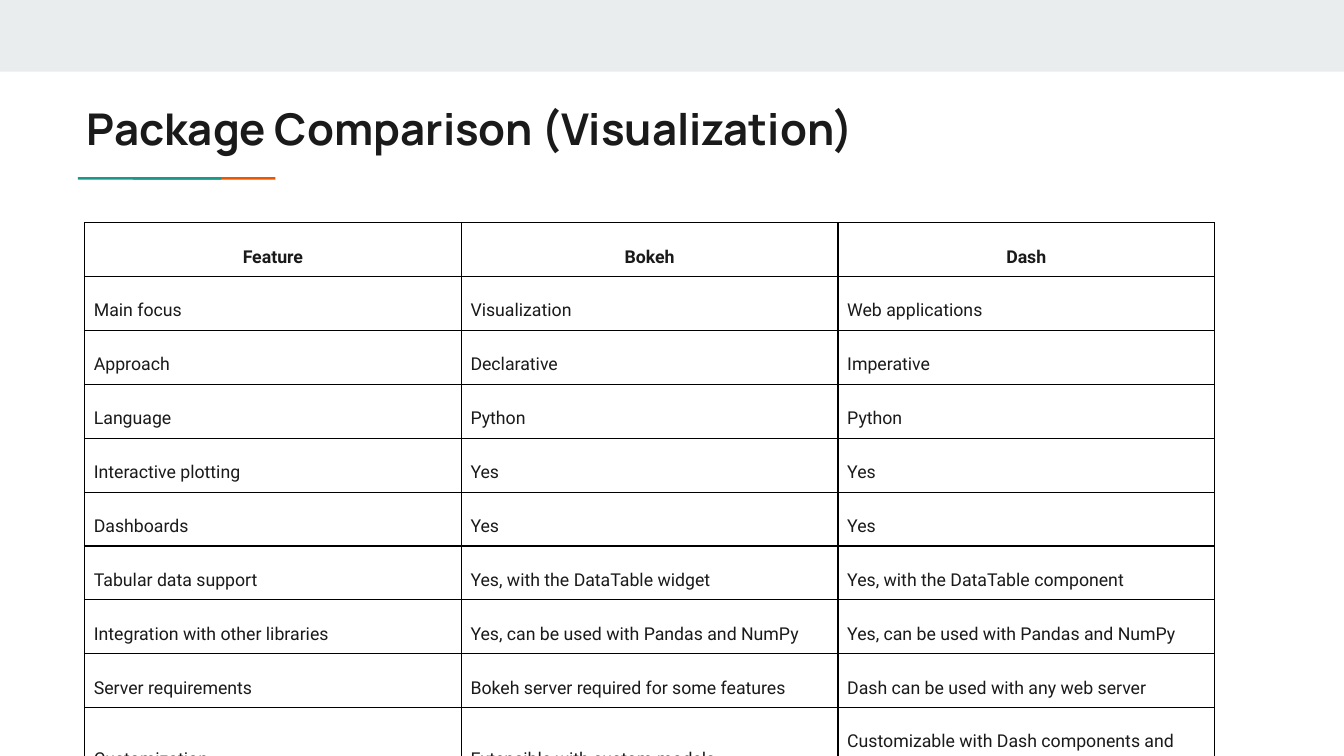
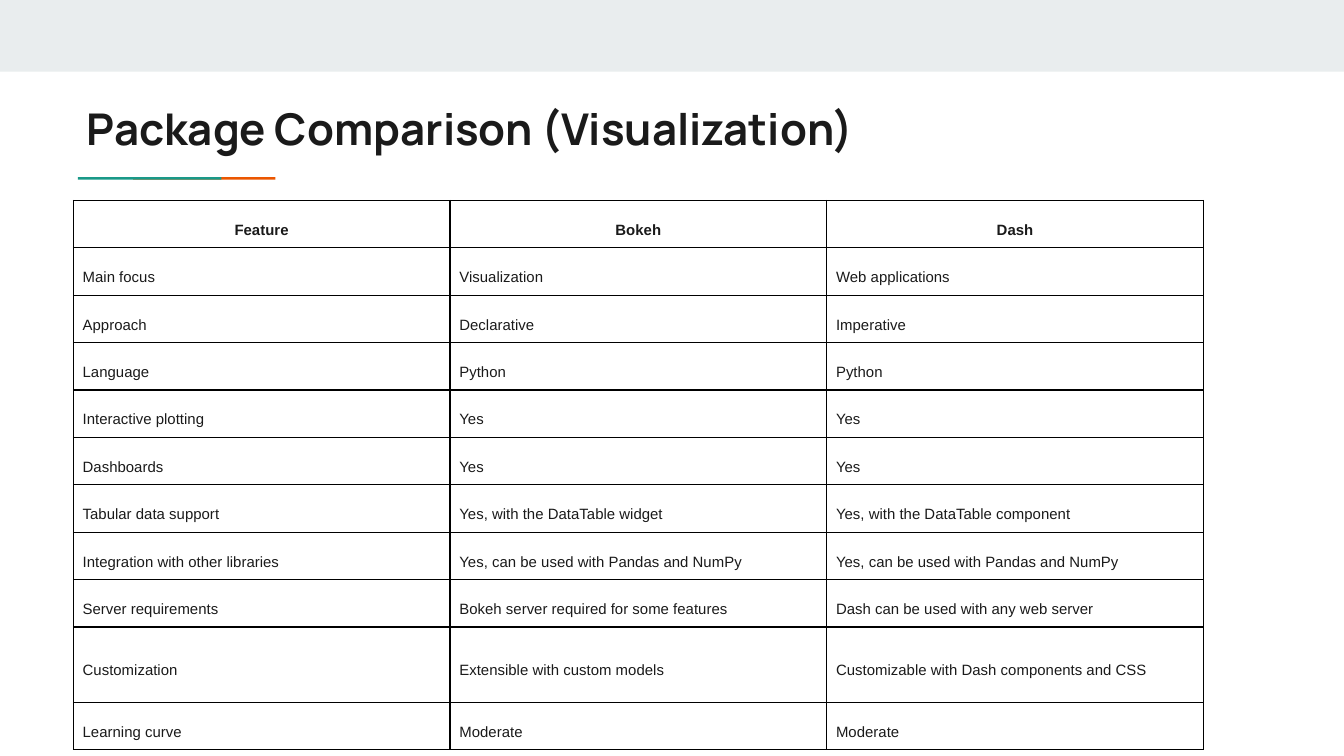
Before and after one commit to sagnikgh1899/FraudDetection, a slide deck: slide 14 of doc/Technology_Review_Medical_Provider_Fraud.pptx. Drawn at 1344x756 pixels with LibreOffice and Linux fonts; fonts in the diff are those of the drawing. Boxes give left, top, right and bottom in pixels: in the first picture for what was removed or moved away, otherwise in the second. Text is boxed around its words. In the diff, an @@ line names an element or a change of style, - is before the commit and + after.

```diff
--- a/doc/Technology_Review_Medical_Provider_Fraud.pptx
+++ b/doc/Technology_Review_Medical_Provider_Fraud.pptx
@@ table at (74, 200, 1203, 744) @@
@@ size 9.5 to 8 pt, font Roboto to Arial @@
@@ table: place and size @@
-table at (85, 223, 1214, 755)
+table at (74, 200, 1203, 744)
```
Also in this commit, not shown: 10 other slides changed, 1 slide removed.
